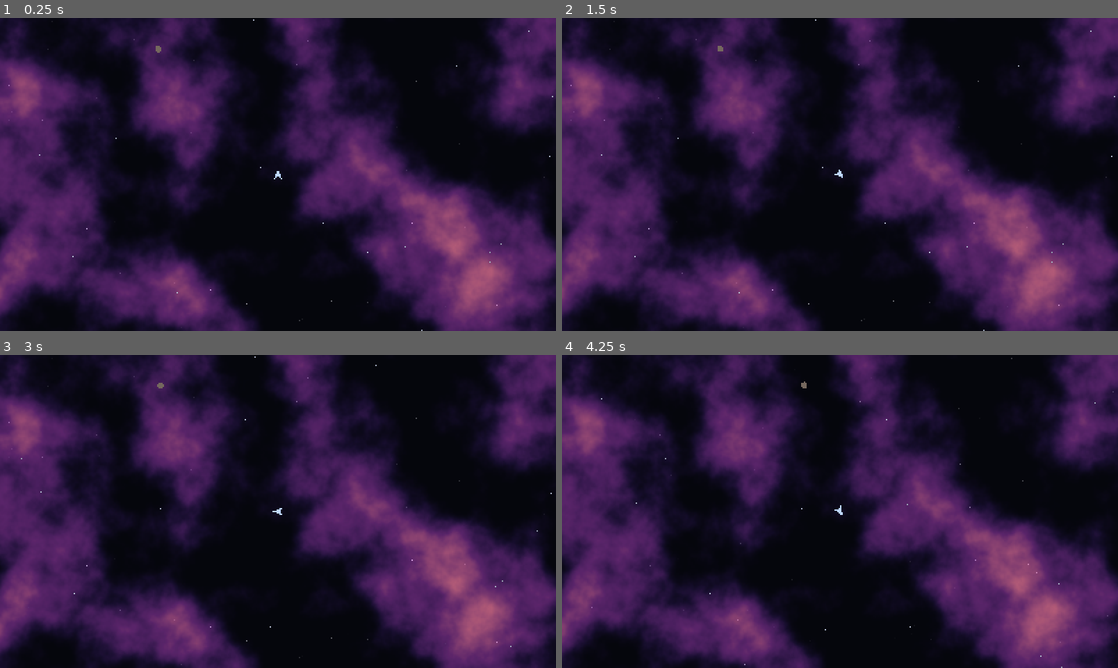
Above: before the commit, frames 1-4 (two rows, left to right).
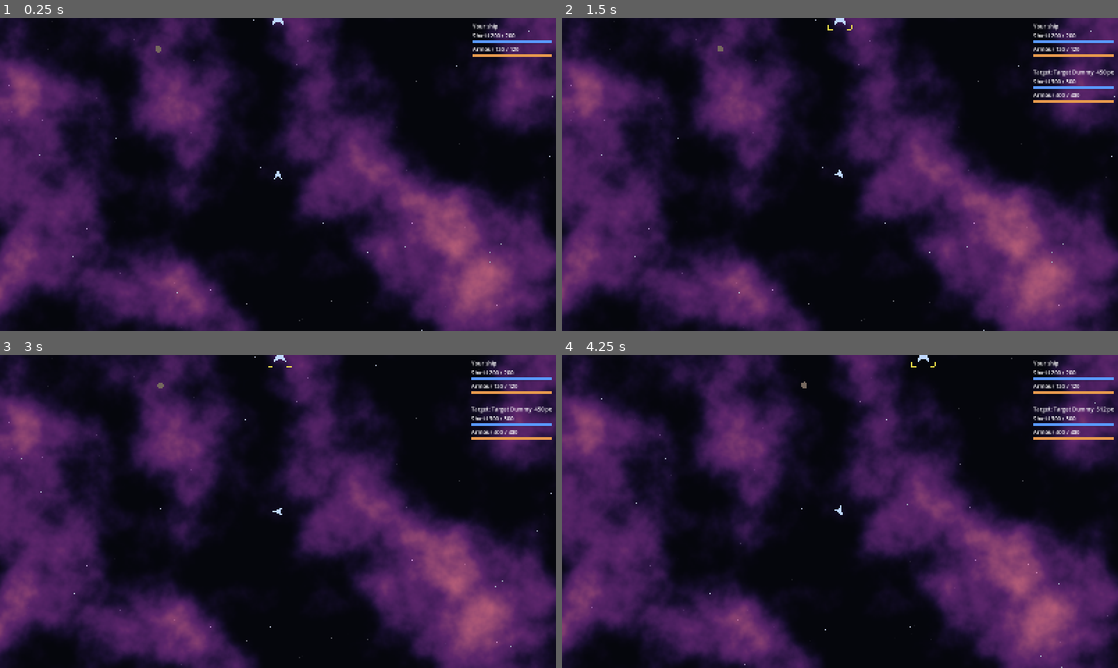
Above: after the commit, the same moments.

Repository: jarrad-h/Terminal_Velocity
Game: Godot game, scene res://scenes/system.tscn
Same seed, same stepped clock (60 frames per second), same inputs: the game is played once before the commit and once after it.
Inputs:
- Up to frame 1 (0.25 s): no input
- Up to frame 2 (1.5 s): tap Enter at 0.5 s; hold Right (turn_right) 0.53-1.28 s; hold Tab (target_cycle, bound only after the commit) 0.53-1.28 s; tap R (target_nearest, bound only after the commit) at 0.8, 1.35 s; tap Space at 1.25 s; hold Down (reverse) from 1.28 s (still down)
- Up to frame 3 (3 s): tap Tab (target_cycle, bound only after the commit) at 1.55 s; tap Enter at 2 s; release Down (reverse) at 2.03 s; hold Right (turn_right) 2.03-2.78 s; hold Tab (target_cycle, bound only after the commit) 2.03-2.78 s; tap R (target_nearest, bound only after the commit) at 2.3, 2.85 s; tap Space at 2.75 s; hold Up (thrust) from 2.78 s (still down)
- Up to frame 4 (4.25 s): tap Tab (target_cycle, bound only after the commit) at 3.05 s; release Up (thrust) at 3.53 s; hold Left (turn_left) from 3.53 s (still down); hold Tab (target_cycle, bound only after the commit) from 3.53 s (still down); tap R (target_nearest, bound only after the commit) at 3.8 s

The runs differ from the first frame. In frame 1, 0.5% of the frame differs, in the area x 49-100%, y 0-13%; in frame 2, 1.1%, in the area x 47-100%, y 0-28%; in frame 3, 1.1%; in frame 4, 1.1%.

Commit message:
C8: target nearest (R) and cycle (Tab); target dummy; minimal HUD
Targeting (pure, unit-tested) orders candidates nearest first. Ships hold
a target that clears when it is destroyed. A target_dummy ship spawns at
start in debug builds (debug.spawn_at_start in game.json) with an
IdleController. HUD shows player shield/armour (H1) and the target's
name, shield and armour; brackets mark the target in the world.
Fire actions are bound for the weapons commit (Space, F/Left Ctrl).

Co-Authored-By: Claude Opus 5.5 <noreply@anthropic.com>
Claude-Session: https://claude.ai/code/session_013KYWppx9gL7PY4dFLZkH3u

Diff:
--- a/data/game.json
+++ b/data/game.json
@@ -10,6 +10,10 @@
   },
   "debug": {
     "time_scales": [0.25, 0.5, 1, 2, 4],
-    "velocity_vector_seconds": 0.5
+    "velocity_vector_seconds": 0.5,
+    "spawn_distance": 350,
+    "spawn_at_start": [
+      {"ship": "target_dummy", "position": [0, -450]}
+    ]
   }
 }
--- /dev/null
+++ b/data/ships/target_dummy.json
@@ -0,0 +1,13 @@
+{
+  "id": "target_dummy",
+  "name": "Target Dummy",
+  "accel": 0,
+  "top_speed": 0,
+  "turn_rate": 0,
+  "shield": 300,
+  "shield_regen": 10,
+  "armor": 400,
+  "strength": 0,
+  "crew": 0,
+  "hit_radius": 26
+}
--- a/project.godot
+++ b/project.godot
@@ -28,6 +28,26 @@
 
 [input]
 
+fire_primary={
+"deadzone": 0.2,
+"events": [Object(InputEventKey,"resource_local_to_scene":false,"resource_name":"","device":-1,"window_id":0,"alt_pressed":false,"shift_pressed":false,"ctrl_pressed":false,"meta_pressed":false,"pressed":false,"keycode":0,"physical_keycode":32,"key_label":0,"unicode":0,"location":0,"echo":false,"script":null)
+]
+}
+fire_secondary={
+"deadzone": 0.2,
+"events": [Object(InputEventKey,"resource_local_to_scene":false,"resource_name":"","device":-1,"window_id":0,"alt_pressed":false,"shift_pressed":false,"ctrl_pressed":false,"meta_pressed":false,"pressed":false,"keycode":0,"physical_keycode":70,"key_label":0,"unicode":0,"location":0,"echo":false,"script":null), Object(InputEventKey,"resource_local_to_scene":false,"resource_name":"","device":-1,"window_id":0,"alt_pressed":false,"shift_pressed":false,"ctrl_pressed":false,"meta_pressed":false,"pressed":false,"keycode":0,"physical_keycode":4194326,"key_label":0,"unicode":0,"location":0,"echo":false,"script":null)
+]
+}
+target_nearest={
+"deadzone": 0.2,
+"events": [Object(InputEventKey,"resource_local_to_scene":false,"resource_name":"","device":-1,"window_id":0,"alt_pressed":false,"shift_pressed":false,"ctrl_pressed":false,"meta_pressed":false,"pressed":false,"keycode":0,"physical_keycode":82,"key_label":0,"unicode":0,"location":0,"echo":false,"script":null)
+]
+}
+target_cycle={
+"deadzone": 0.2,
+"events": [Object(InputEventKey,"resource_local_to_scene":false,"resource_name":"","device":-1,"window_id":0,"alt_pressed":false,"shift_pressed":false,"ctrl_pressed":false,"meta_pressed":false,"pressed":false,"keycode":0,"physical_keycode":4194306,"key_label":0,"unicode":0,"location":0,"echo":false,"script":null)
+]
+}
 thrust={
 "deadzone": 0.2,
 "events": [Object(InputEventKey,"resource_local_to_scene":false,"resource_name":"","device":-1,"window_id":0,"alt_press …(495 unchanged characters)…
--- a/scenes/system.tscn
+++ b/scenes/system.tscn
@@ -4,6 +4,8 @@
 [ext_resource type="Script" path="res://scripts/world/backdrop.gd" id="2_backdrop"]
 [ext_resource type="Script" path="res://scripts/world/local_space.gd" id="3_local"]
 [ext_resource type="Script" path="res://scripts/world/follow_camera.gd" id="4_camera"]
+[ext_resource type="Script" path="res://scripts/ui/hud.gd" id="5_hud"]
+[ext_resource type="Script" path="res://scripts/ui/target_marker.gd" id="6_marker"]
 
 [node name="SystemScene" type="Node2D"]
 script = ExtResource("1_system")
@@ -16,6 +18,16 @@
 [node name="LocalSpace" type="Node2D" parent="World"]
 script = ExtResource("3_local")
 
+[node name="Ships" type="Node2D" parent="World"]
+
+[node name="Shots" type="Node2D" parent="World"]
+
+[node name="TargetMarker" type="Node2D" parent="World"]
+script = ExtResource("6_marker")
+
 [node name="Camera" type="Camera2D" parent="."]
 process_callback = 0
 script = ExtResource("4_camera")
+
+[node name="Hud" type="CanvasLayer" parent="."]
+script = ExtResource("5_hud")
--- a/scripts/data/data_loader.gd
+++ b/scripts/data/data_loader.gd
@@ -16,7 +16,8 @@
 	"system": "test_nebula",
 	"camera": {"zoom": 1.0, "smoothing_speed": 0.0},
 	"local_space": {"chunk_size": 1024.0},
-	"debug": {"time_scales": [0.25, 0.5, 1.0, 2.0, 4.0], "velocity_vector_seconds": 0.5},
+	"debug": {"time_scales": [0.25, 0.5, 1.0, 2.0, 4.0], "velocity_vector_seconds": 0.5,
+		"spawn_distance": 350.0, "spawn_at_start": []},
 }
 
 
@@ -99,6 +100,10 @@
 	var reader := DefReader.new(data_set.settings, SETTINGS_FILE, errors)
 	reader.ref("player_ship", "ships")
 	reader.ref("system", "systems")
+	for spawn: DefReader in reader.object("debug").objects("spawn_at_start"):
+		spawn.ref("ship", "ships", "", true)
+		spawn.ref("government", "governments")
+		spawn.vec2("position", Vector2.ZERO)
 	refs.append_array(reader.refs)
 	data_set.errors.append_array(errors)
 
--- /dev/null
+++ b/scripts/ship/idle_controller.gd
@@ -0,0 +1,12 @@
+class_name IdleController
+extends Node
+## Does nothing: used for the target dummy and debug-spawned ships until the
+## AI controllers arrive in milestone 4.
+
+
+func get_flight_input() -> FlightInput:
+	return FlightInput.new()
+
+
+func get_state_label() -> String:
+	return "idle"
--- a/scripts/ship/player_controller.gd
+++ b/scripts/ship/player_controller.gd
@@ -1,6 +1,7 @@
 class_name PlayerController
 extends Node
-## Reads keyboard input into FlightInput (F1). Gamepad bindings come later.
+## Reads keyboard input into FlightInput (F1) and handles targeting keys (C8).
+## Gamepad bindings come later.
 
 
 func get_flight_input() -> FlightInput:
@@ -13,3 +14,14 @@
 
 func get_state_label() -> String:
 	return "player"
+
+
+func _unhandled_input(event: InputEvent) -> void:
+	var ship: Ship = get_parent()
+	if event.is_action_pressed(&"target_nearest"):
+		ship.target_nearest()
+	elif event.is_action_pressed(&"target_cycle"):
+		ship.cycle_target()
+	else:
+		return
+	get_viewport().set_input_as_handled()
--- a/scripts/ship/ship.gd
+++ b/scripts/ship/ship.gd
@@ -4,6 +4,7 @@
 ## ShipBody flies, Health takes damage (C5–C7).
 
 signal ship_destroyed(ship: Ship)
+signal target_changed(target: Ship)
 
 const SPRITE_DIR: String = "res://assets/sprites"
 const DISABLED_TINT := Color(0.45, 0.45, 0.5)
@@ -13,6 +14,7 @@
 var controller: Node = null
 ## Government ID ("" = none). Set at spawn; drives radar colour until M4.
 var government: String = ""
+var _target: Ship = null
 
 @onready var body: ShipBody = $ShipBody
 @onready var visual: Node2D = $Visual
@@ -80,6 +82,49 @@
 	return body.state.velocity
 
 
+## C8: the selected target, or null once it is gone.
+func get_target() -> Ship:
+	if _target != null and (not is_instance_valid(_target) or _target.health.is_destroyed):
+		_target = null
+		target_changed.emit(null)
+	return _target
+
+
+func set_target(ship: Ship) -> void:
+	if ship == _target:
+		return
+	_target = ship
+	target_changed.emit(ship)
+
+
+func target_nearest() -> void:
+	var candidates: Array[Ship] = _target_candidates()
+	var index: int = Targeting.nearest(global_position, _positions(candidates))
+	set_target(candidates[index] if index >= 0 else null)
+
+
+func cycle_target() -> void:
+	var candidates: Array[Ship] = _target_candidates()
+	var index: int = Targeting.cycle(global_position, _positions(candidates), candidates.find(get_target()))
+	set_target(candidates[index] if index >= 0 else null)
+
+
+func _target_candidates() -> Array[Ship]:
+	var result: Array[Ship] = []
+	for node: Node in get_tree().get_nodes_in_group(&"ships"):
+		var ship: Ship = node
+		if ship != self and not ship.health.is_destroyed:
+			result.append(ship)
+	return result
+
+
+func _positions(ships: Array[Ship]) -> Array[Vector2]:
+	var result: Array[Vector2] = []
+	for ship: Ship in ships:
+		result.append(ship.global_position)
+	return result
+
+
 func _on_disabled() -> void:
 	visual.modulate = DISABLED_TINT
 
--- /dev/null
+++ b/scripts/sim/targeting.gd
@@ -0,0 +1,31 @@
+class_name Targeting
+extends RefCounted
+## C8: pure target selection over candidate positions.
+
+
+## Index of the closest position to `origin`, or -1 if there are none.
+static func nearest(origin: Vector2, positions: Array[Vector2]) -> int:
+	var best: int = -1
+	var best_d2: float = INF
+	for i: int in positions.size():
+		var d2: float = origin.distance_squared_to(positions[i])
+		if d2 < best_d2:
+			best_d2 = d2
+			best = i
+	return best
+
+
+## Next index after `current` in nearest-first order, wrapping round.
+## If `current` is -1 (no target), returns the nearest.
+static func cycle(origin: Vector2, positions: Array[Vector2], current: int) -> int:
+	if positions.is_empty():
+		return -1
+	var order: Array[int] = []
+	for i: int in positions.size():
+		order.append(i)
+	order.sort_custom(func(a: int, b: int) -> bool:
+		return origin.distance_squared_to(positions[a]) < origin.distance_squared_to(positions[b]))
+	var at: int = order.find(current)
+	if at == -1:
+		return order[0]
+	return order[(at + 1) % order.size()]
--- /dev/null
+++ b/scripts/ui/hud.gd
@@ -0,0 +1,80 @@
+class_name Hud
+extends CanvasLayer
+## Minimal HUD for milestone 3: player shield/armour (H1) and the selected
+## target's name, shield and armour (C8). Polished in milestone 6.
+
+var player: Ship = null
+
+var _player_shield: ProgressBar
+var _player_armor: ProgressBar
+var _status: Label
+var _target_box: VBoxContainer
+var _target_name: Label
+var _target_shield: ProgressBar
+var _target_armor: ProgressBar
+
+
+func _ready() -> void:
+	layer = 10
+	var box := VBoxContainer.new()
+	box.set_anchors_and_offsets_preset(Control.PRESET_TOP_RIGHT)
+	box.offset_left = -240.0
+	box.offset_right = -12.0
+	box.offset_top = 12.0
+	box.grow_horizontal = Control.GROW_DIRECTION_BEGIN
+	add_child(box)
+	box.add_child(_label("Your ship"))
+	_player_shield = _bar(box, "Shield", Color(0.35, 0.6, 1.0))
+	_player_armor = _bar(box, "Armour", Color(0.9, 0.6, 0.3))
+	_status = _label("")
+	box.add_child(_status)
+	_target_box = VBoxContainer.new()
+	box.add_child(_target_box)
+	_target_name = _label("")
+	_target_box.add_child(_target_name)
+	_target_shield = _bar(_target_box, "Shield", Color(0.35, 0.6, 1.0))
+	_target_armor = _bar(_target_box, "Armour", Color(0.9, 0.6, 0.3))
+
+
+func _process(_delta: float) -> void:
+	if player == null or not is_instance_valid(player):
+		return
+	_fill(_player_shield, player.health.shield, player.health.max_shield)
+	_fill(_player_armor, player.health.armor, player.health.max_armor)
+	_status.text = "DESTROYED (respawn comes in M5; swap ship in the debug panel)" if player.health.is_destroyed \
+		else ("DISABLED" if player.health.is_disabled else "")
+	var target: Ship = player.get_target()
+	_target_box.visible = target != null
+	if target == null:
+		return
+	var state: String = "  (disabled)" if target.health.is_disabled else ""
+	_target_name.text = "Target: %s%s  %.0f px" % [target.def.name, state, target.global_position.distance_to(player.global_position)]
+	_fill(_target_shield, target.health.shield, target.health.max_shield)
+	_fill(_target_armor, target.health.armor, target.health.max_armor)
+
+
+func _fill(bar: ProgressBar, value: float, max_value: float) -> void:
+	bar.max_value = maxf(max_value, 0.001)
+	bar.value = value
+	(bar.get_meta("label") as Label).text = "%s %.0f / %.0f" % [bar.get_meta("name"), value, max_value]
+
+
+func _bar(parent: Control, bar_name: String, colour: Color) -> ProgressBar:
+	var label := _label("")
+	parent.add_child(label)
+	var bar := ProgressBar.new()
+	bar.show_percentage = false
+	bar.custom_minimum_size = Vector2(220.0, 8.0)
+	var fill := StyleBoxFlat.new()
+	fill.bg_color = colour
+	bar.add_theme_stylebox_override("fill", fill)
+	bar.set_meta("label", label)
+	bar.set_meta("name", bar_name)
+	parent.add_child(bar)
+	return bar
+
+
+func _label(text: String) -> Label:
+	var label := Label.new()
+	label.text = text
+	return label
--- /dev/null
+++ b/scripts/ui/target_marker.gd
@@ -0,0 +1,29 @@
+class_name TargetMarker
+extends Node2D
+## Draws corner brackets round the player's selected target (C8).
+
+const COLOUR := Color(1.0, 0.95, 0.3, 0.9)
+
+
+func _ready() -> void:
+	z_index = 50
+
+
+func _process(_delta: float) -> void:
+	queue_redraw()
+
+
+func _draw() -> void:
+	var player: Ship = get_tree().get_first_node_in_group(&"player")
+	if player == null:
+		return
+	var target: Ship = player.get_target()
+	if target == null:
+		return
+	var c: Vector2 = target.global_position
+	var r: float = target.hit_radius + 8.0
+	var arm: float = r * 0.4
+	for corner: Vector2 in [Vector2(-1, -1), Vector2(1, -1), Vector2(1, 1), Vector2(-1, 1)]:
+		var p: Vector2 = c + corner * r
+		draw_line(p, p - Vector2(corner.x * arm, 0.0), COLOUR, 2.0)
+		draw_line(p, p - Vector2(0.0, corner.y * arm), COLOUR, 2.0)
--- a/scripts/world/system_scene.gd
+++ b/scripts/world/system_scene.gd
@@ -10,6 +10,8 @@
 @onready var backdrop: Backdrop = $Backdrop
 @onready var local_space: LocalSpace = $World/LocalSpace
 @onready var world: Node2D = $World
+@onready var ships: Node2D = $World/Ships
+@onready var hud: Hud = $Hud
 @onready var camera: FollowCamera = $Camera
 
 
@@ -29,12 +31,18 @@
 		player.add_to_group(&"player")
 		player.set_controller(PlayerController.new())
 		camera.target = player
+	hud.player = player
 
 	DataRegistry.data_reloaded.connect(_on_data_reloaded)
 	if OS.is_debug_build():
 		var overlay := DebugOverlay.new()
 		world.add_child(overlay)
 		add_child(load(DEBUG_PANEL_SCENE).instantiate())
+		for spawn: Dictionary in settings["debug"]["spawn_at_start"]:
+			var at: Array = spawn.get("position", [0, 0])
+			var ship: Ship = spawn_ship(spawn["ship"], Vector2(at[0], at[1]), spawn.get("government", ""))
+			if ship != null:
+				ship.set_controller(IdleController.new())
 
 
 ## Switches the backdrop and local space to another system definition.
@@ -49,14 +57,16 @@
 	return true
 
 
-func spawn_ship(ship_id: String, at: Vector2) -> Ship:
+## Spawns a ship. Non-player ships get an IdleController until M4 adds AI.
+func spawn_ship(ship_id: String, at: Vector2, government: String = "") -> Ship:
 	var def: ShipDef = DataRegistry.get_ship(ship_id)
 	if def == null:
 		push_error("No ship with id '%s'" % ship_id)
 		return null
 	var ship: Ship = SHIP_SCENE.instantiate()
 	ship.position = at
-	world.add_child(ship)
+	ship.government = government
+	ships.add_child(ship)
 	ship.setup(def)
 	return ship
 
--- a/tests/run_tests.gd
+++ b/tests/run_tests.gd
@@ -8,6 +8,7 @@
 	"res://tests/test_data_loader.gd",
 	"res://tests/test_scenery_gen.gd",
 	"res://tests/test_damage_model.gd",
+	"res://tests/test_targeting.gd",
 ]
 
 
--- a/tests/smoke_system.gd
+++ b/tests/smoke_system.gd
@@ -75,6 +75,13 @@
 	_debug.set_paused(false)
 	await _frames(5)
 
+	# C8: the target dummy spawns in debug builds and can be selected.
+	player.target_nearest()
+	var target: Ship = player.get_target()
+	_check(target != null and target.def.id == "target_dummy", "nearest target is the dummy")
+	player.cycle_target()
+	_check(player.get_target() == target, "cycling with one candidate keeps it")
+
 	# D2: ship swap keeps position and velocity.
 	var pos_before: Vector2 = player.position
 	var vel_before: Vector2 = player.get_velocity()
--- a/tests/test_data_loader.gd
+++ b/tests/test_data_loader.gd
@@ -134,7 +134,7 @@
 func test_real_game_data_is_valid() -> void:
 	var set: DataSet = _load(["res://data", "res://mods"])
 	assert_true(set.errors.is_empty(), "data/ has errors:\n    %s" % "\n    ".join(set.errors))
-	assert_true(set.ids("ships").size() == 5, "5 ships")
+	assert_true(set.ids("ships").size() == 6, "5 prototype ships plus target_dummy")
 	assert_true(set.ids("weapons").size() == 4, "4 weapons")
 	assert_true(set.ids("governments").size() == 3, "3 governments")
 	assert_true(set.ids("ai_pools").size() == 3, "3 AI pools")
--- /dev/null
+++ b/tests/test_targeting.gd
@@ -0,0 +1,23 @@
+extends TestCase
+## C8: nearest and cycle.
+
+var _points: Array[Vector2] = [Vector2(300, 0), Vector2(100, 0), Vector2(0, 200)]
+
+
+func test_nearest() -> void:
+	assert_true(Targeting.nearest(Vector2.ZERO, _points) == 1, "closest is index 1")
+	var empty: Array[Vector2] = []
+	assert_true(Targeting.nearest(Vector2.ZERO, empty) == -1, "none")
+
+
+func test_cycle_goes_nearest_first_and_wraps() -> void:
+	var a: int = Targeting.cycle(Vector2.ZERO, _points, -1)
+	var b: int = Targeting.cycle(Vector2.ZERO, _points, a)
+	var c: int = Targeting.cycle(Vector2.ZERO, _points, b)
+	var d: int = Targeting.cycle(Vector2.ZERO, _points, c)
+	assert_true([a, b, c] == [1, 2, 0], "order by distance, got %s" % [[a, b, c]])
+	assert_true(d == 1, "wraps to nearest")
+
+
+func test_cycle_unknown_current_picks_nearest() -> void:
+	assert_true(Targeting.cycle(Vector2.ZERO, _points, 7) == 1, "stale index -> nearest")
Not shown, added: scripts/ship/idle_controller.gd.uid
Not shown, added: scripts/sim/targeting.gd.uid
Not shown, added: scripts/ui/hud.gd.uid
Not shown, added: scripts/ui/target_marker.gd.uid
Not shown, added: tests/test_targeting.gd.uid
